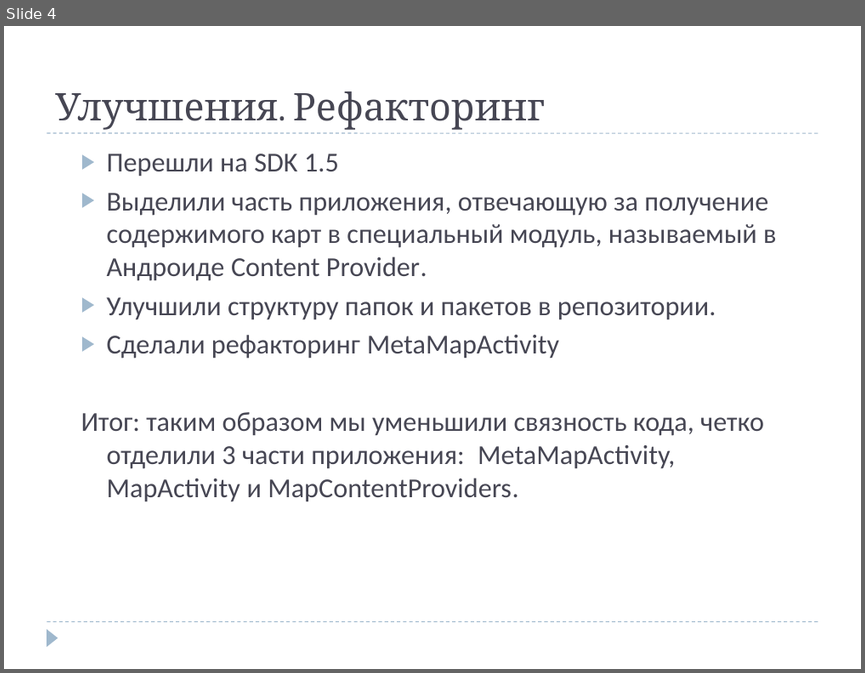
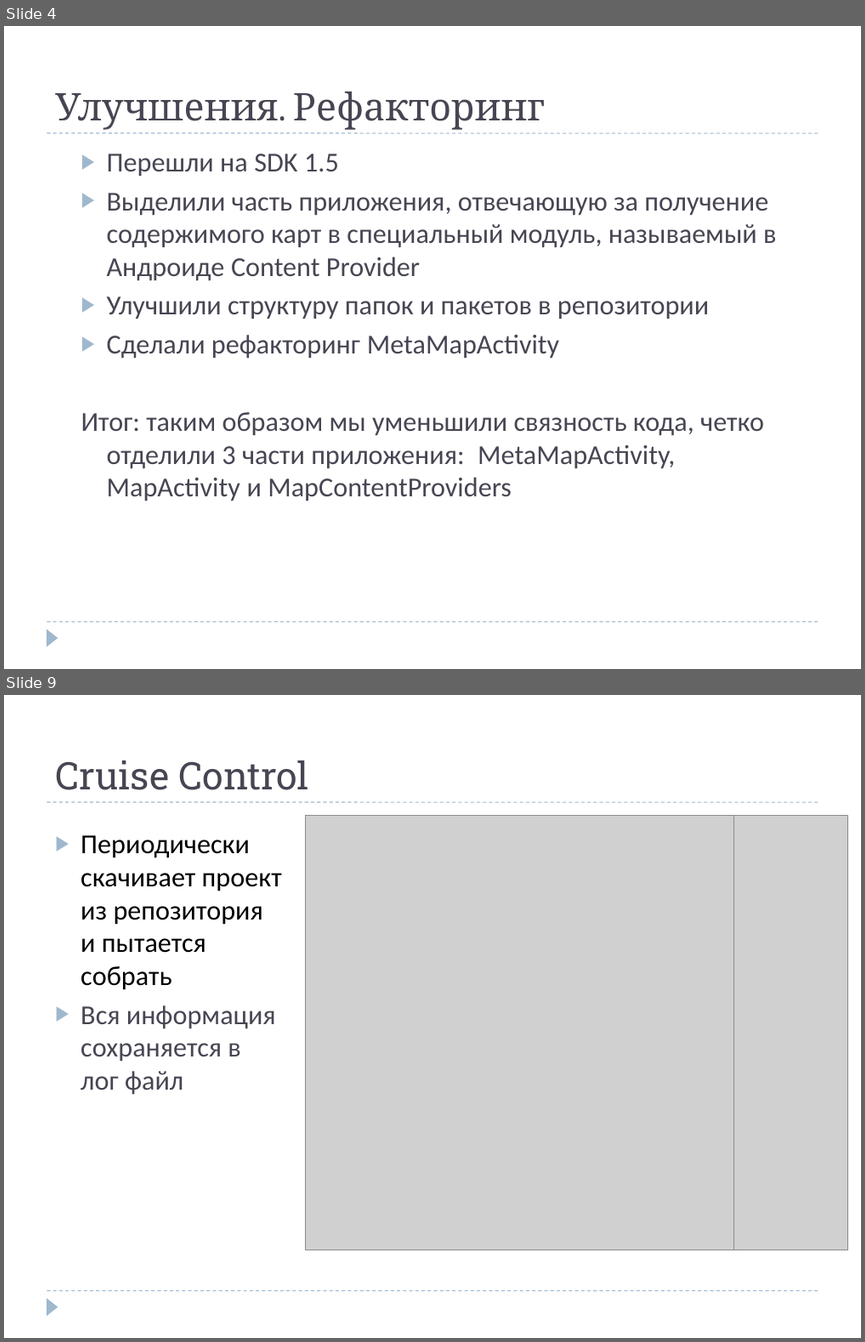
Before and after one commit to dmitry-lt/android-comapping, a slide deck: docs/promo files/presentation/Android Comapping Summer School.ppt. Shown one above the other, each under a label of ours: slide 4 before the commit, slides 4 and 9 after it; the slides between them are not shown. The pictures are 865x673 and 865x1342 pixels, drawn with LibreOffice and Linux fonts; fonts in the diff are those of the drawing; grey boxes stand for pictures. Boxes give left, top, right and bottom in pixels: in the first picture for what was removed or moved away, otherwise in the second. Text is boxed around its words. In the diff, an @@ line names an element or a change of style, - is before the commit and + after.

```diff
--- a/docs/promo files/presentation/Android Comapping Summer School.ppt
+++ b/docs/promo files/presentation/Android Comapping Summer School.ppt
@@ slide 9 added at [4,695,861,1338], background #FFFFFF; not listed: 3 template elements that a slide beside it also shows @@
@@ title added at [55,760,309,790], 32 pt, text #464653 @@
+Cruise Control
@@ picture added at [306,816,739,1249] @@
@@ picture added at [734,816,848,1249] @@
@@ text added at [80,835,282,1095], 23 pt, text #000000 @@
+▶ Периодически скачивает проект из репозитория и пытается собрать
+▶ Вся информация сохраняется в лог файл
@@ slide 4 changed as well @@
@@ text at [107,193,776,318]: text changed @@
-  ▶ Выделили часть приложения, отвечающую за получение содержимого карт в специальный модуль, называемый в Андроиде Content Provider.
-  ▶ Улучшили структуру папок и пакетов в репозитории.
+  ▶ Выделили часть приложения, отвечающую за получение содержимого карт в специальный модуль, называемый в Андроиде Content Provider
+  ▶ Улучшили структуру папок и пакетов в репозитории
@@ text at [81,412,764,500]: text changed @@
-  Итог: таким образом мы уменьшили связность кода, четко отделили 3 части приложения: MetaMapActivity, MapActivity и MapContentProviders.
+  Итог: таким образом мы уменьшили связность кода, четко отделили 3 части приложения: MetaMapActivity, MapActivity и MapContentProviders
```
Also in this commit, not shown: 3 other slides changed, 4 other slides added, 1 slide removed, 2 other files.
